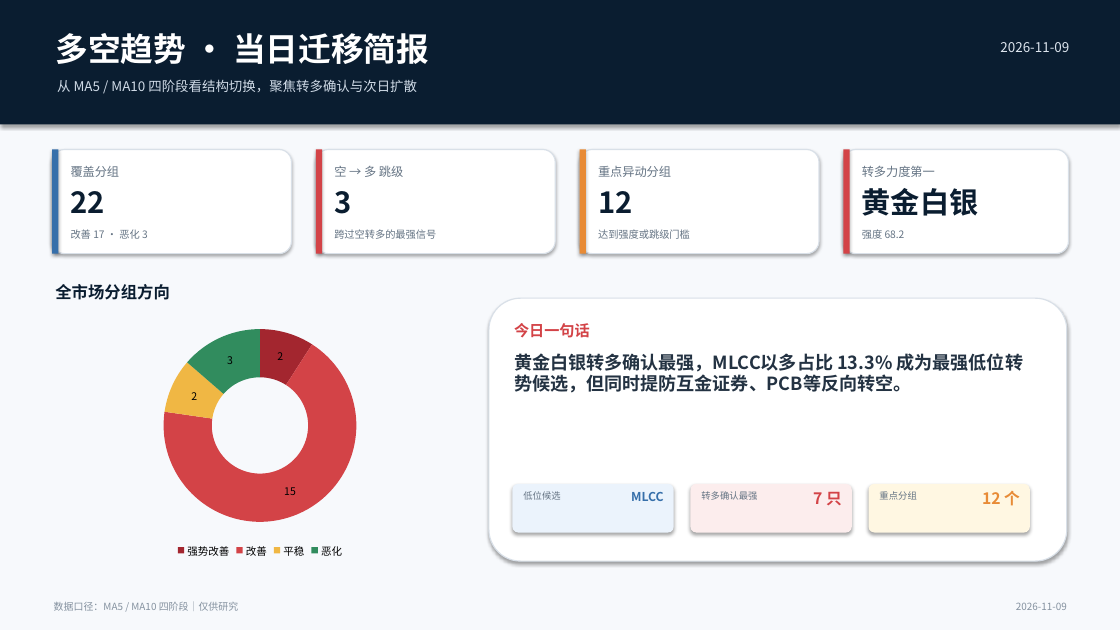
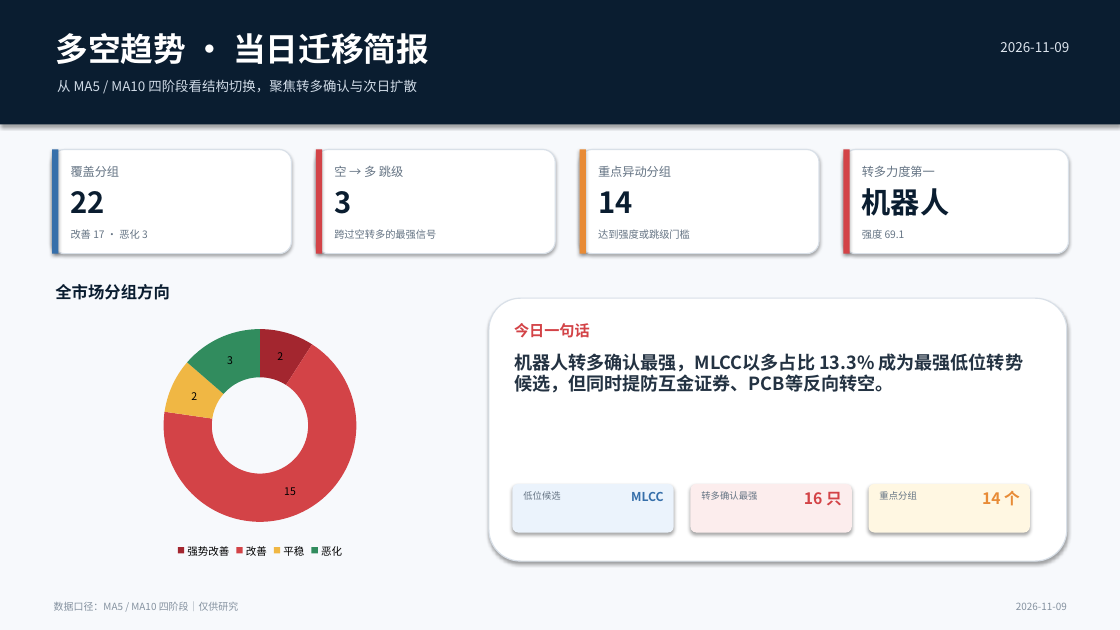
Before and after one commit to nancybhc/a-share-blast-lab, a slide deck: slide 1 of assets/多空阶段简报_2026-11-09.pptx. Drawn at 1120x630 pixels with LibreOffice and Linux fonts; fonts in the diff are those of the drawing. Boxes give left, top, right and bottom in pixels: in the first picture for what was removed or moved away, otherwise in the second. Text is boxed around its words. In the diff, an @@ line names an element or a change of style, - is before the commit and + after.

```diff
--- a/assets/多空阶段简报_2026-11-09.pptx
+++ b/assets/多空阶段简报_2026-11-09.pptx
@@ text at bbox=[598, 191, 632, 213]: text changed @@
-12
+14
@@ text at bbox=[862, 188, 949, 216]: text changed @@
-黄金白银
+机器人
@@ text at bbox=[862, 229, 905, 239]: text changed @@
-强度 68.2
+强度 69.1
@@ text at bbox=[514, 353, 1024, 393]: text changed @@
-黄金白银转多确认最强，MLCC以多占比 13.3% 成为最强低位转势候选，但同时提防互金证券、PCB等反向转空。
+机器人转多确认最强，MLCC以多占比 13.3% 成为最强低位转势候选，但同时提防互金证券、PCB等反向转空。
@@ text at bbox=[804, 492, 842, 505]: text changed @@
-7 只
+16 只
@@ text at bbox=[982, 491, 1020, 506]: text changed @@
-12 个
+14 个
```
Also in this commit, not shown: 3 other slides changed, 13 other files.
